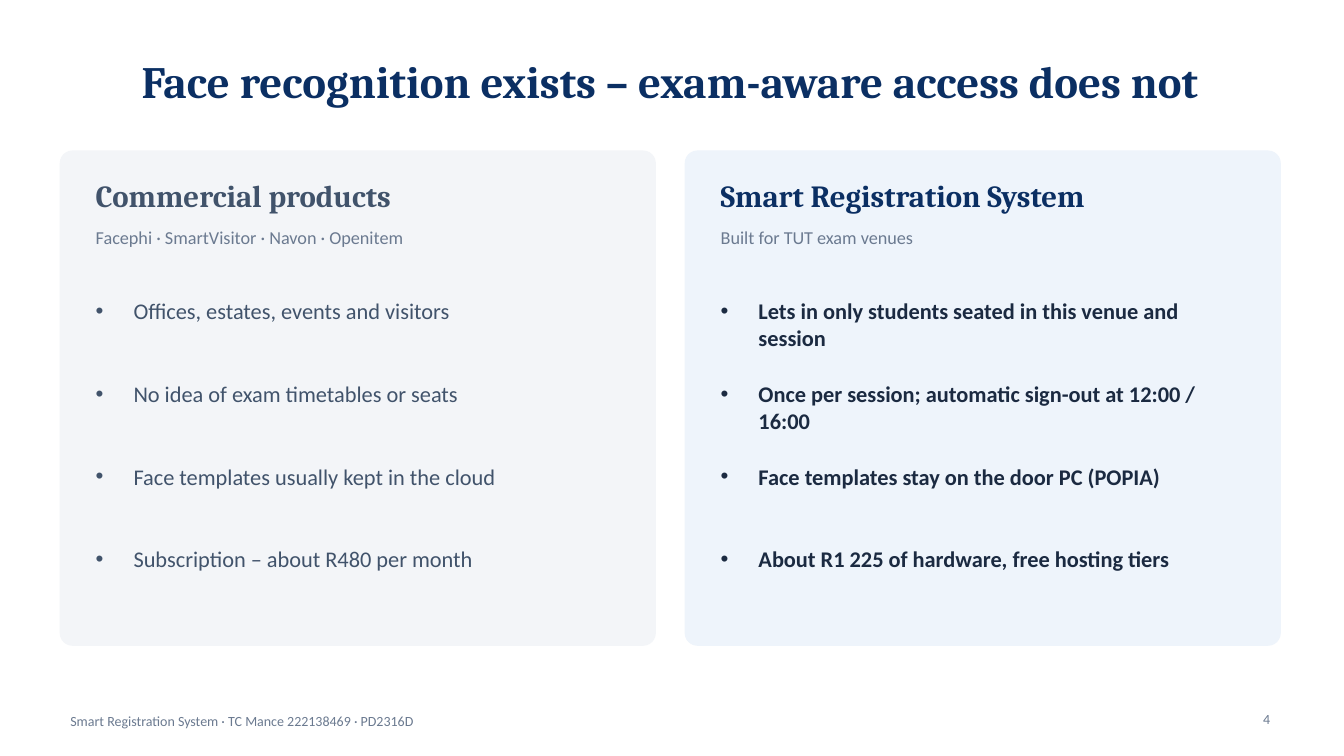
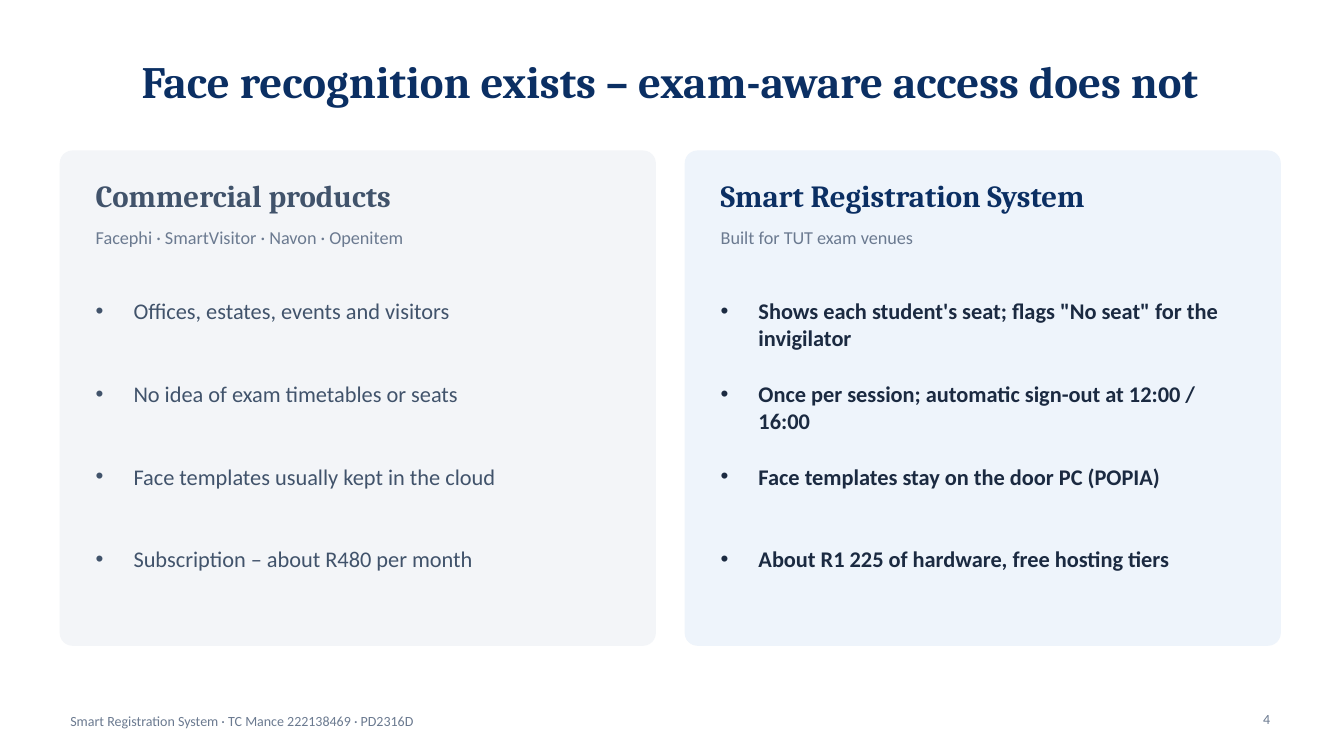
Before and after one commit to TebogoClifford/Smart_Registration_System, a slide deck: slide 4 of docs_out/SRS_Presentation_TC_Mance.pptx. Drawn at 1344x756 pixels with LibreOffice and Linux fonts; fonts in the diff are those of the drawing. Boxes give left, top, right and bottom in pixels: in the first picture for what was removed or moved away, otherwise in the second. Text is boxed around its words. In the diff, an @@ line names an element or a change of style, - is before the commit and + after.

```diff
--- a/docs_out/SRS_Presentation_TC_Mance.pptx
+++ b/docs_out/SRS_Presentation_TC_Mance.pptx
@@ text at bbox=[758, 303, 1218, 350]: text changed @@
-• Lets in only students seated in this venue and session
+• Shows each student's seat; flags "No seat" for the invigilator
```
Also in this commit, not shown: 2 other slides changed, 8 other files.
